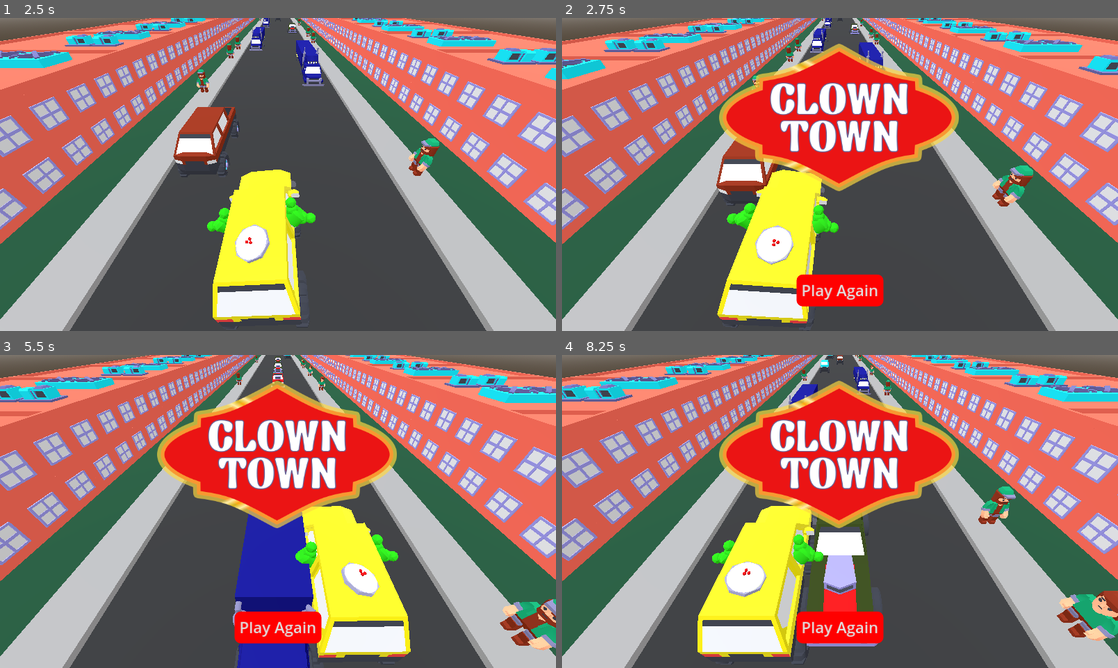
Above: before the commit, frames 1-4 (two rows, left to right).
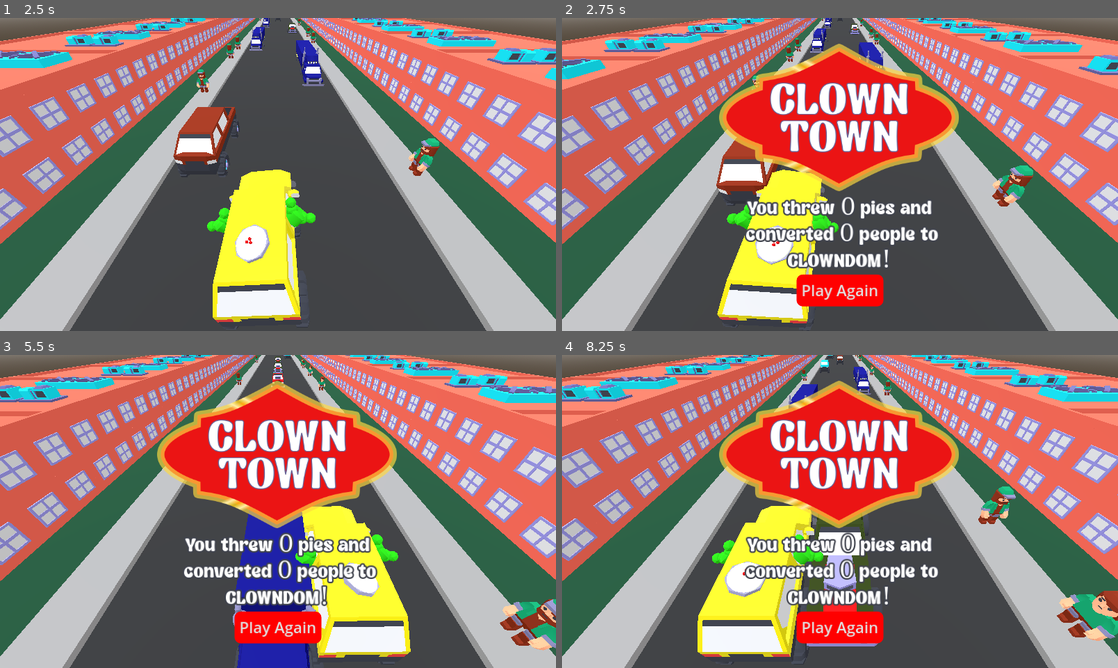
Above: after the commit, the same moments.

Repository: the-g-force/ClownTown
Game: Godot game, scene res://world.tscn
Same seed, same stepped clock (60 frames per second), same inputs: the game is played once before the commit and once after it.
Inputs:
- Up to frame 1 (2.5 s): click "PLAY" at 0.5 s; hold D (move_right) 1.28-2.03 s; hold A (move_left) from 2.03 s (still down)
- Up to frame 2 (2.75 s): keep holding A (move_left)
- Up to frame 3 (5.5 s): release A (move_left) at 2.75 s; click "Play Again" at 2.75 s; hold D (move_right) 3.53-5.03 s; hold A (move_left) from 5.03 s (still down)
- Up to frame 4 (8.25 s): release A (move_left) at 5.75 s; click "Play Again" at 5.75 s; hold A (move_left) 6.53-8.03 s; hold D (move_right) from 8.03 s (still down)

Frame 1 is identical in both runs. In frame 2, 2.8% of the frame differs, in the area x 32-68%, y 57-81%; in frame 3, 3.3%, in the area x 33-68%, y 56-81%; in frame 4, 3.1%.

Commit message:
Add report to end layover

Diff:
--- a/project/people/person.gd
+++ b/project/people/person.gd
@@ -41,7 +41,7 @@
 func _on_body_entered(body:PhysicsBody3D)->void:
 	if body is Projectile and not _is_clown:
 		_make_clown()
-		body.queue_free()
+		body.resolve_made_clown()
 
 
 func _make_clown()->void:
--- a/project/player/player.gd
+++ b/project/player/player.gd
@@ -13,9 +13,11 @@
 @export var horizontal_impulse := 10.0
 @export var forward_impulse := 10.0
 
+var converts := 0
 var _is_moving := false
 var _can_shoot := true
 var _current_lane := 1
+var _pies_thrown := 0
 
 @onready var _throw_sound := $ThrowSound
 @onready var _crash_sound := $CrashSound
@@ -44,11 +46,13 @@
 
 
 func _shoot(direction:int)->void:
+	_pies_thrown += 1
 	_throw_sound.play()
 	_can_shoot = false
 	var projectile := PROJECTILE.instantiate()
 	get_parent().add_child(projectile)
 	projectile.global_position = global_position
+	projectile.player = self
 	projectile.angular_velocity = Vector3(-2.0, 0, 0)
 	var projectile_impulse := Vector3(direction * horizontal_impulse, vertical_impulse, -forward_speed - forward_impulse)
 	projectile.apply_central_impulse(projectile_impulse)
@@ -58,5 +62,7 @@
 
 func _on_body_entered(_body:PhysicsBody3D)->void:
 	var overlay := preload("res://ui/end_overlay.tscn").instantiate()
+	overlay.pies_thrown = _pies_thrown
+	overlay.converts = converts
 	get_parent().add_child(overlay)
 	_crash_sound.play()
--- a/project/projectile/projectile.gd
+++ b/project/projectile/projectile.gd
@@ -1,7 +1,12 @@
 class_name Projectile
 extends RigidBody3D
 
+var player : Player
 
+
+func resolve_made_clown()->void:
+	player.converts += 1
+	queue_free()
 
 
 func _on_lifetime_timer_timeout():
--- a/project/ui/end_overlay.gd
+++ b/project/ui/end_overlay.gd
@@ -1,7 +1,14 @@
 extends Control
+
+var pies_thrown := 0
+var converts := 0
+
+@onready var _report_label : Label = $ReportLabel
+
 
 func _ready():
 	get_tree().paused = true
+	_report_label.text = "You threw %s pies and \n converted %s people to CLOWNDOM!" % [pies_thrown, converts]
 
 
 func _on_play_again_button_pressed():
--- a/project/ui/end_overlay.tscn
+++ b/project/ui/end_overlay.tscn
@@ -1,8 +1,9 @@
-[gd_scene load_steps=4 format=3 uid="uid://dvenhv8gamt7v"]
+[gd_scene load_steps=5 format=3 uid="uid://dvenhv8gamt7v"]
 
 [ext_resource type="Theme" uid="uid://dr120ulnuan3u" path="res://ui/theme.tres" id="1_aulaj"]
 [ext_resource type="Script" path="res://ui/end_overlay.gd" id="2_dfvqn"]
 [ext_resource type="Texture2D" uid="uid://cdfsc7co1yjfj" path="res://ui/logo.png" id="2_wyjvs"]
+[ext_resource type="FontFile" uid="uid://b7c1byhpn0kj5" path="res://ui/Kelpo.otf" id="4_b0rkk"]
 
 [node name="EndOverlay" type="Control"]
 layout_mode = 3
@@ -17,6 +18,28 @@
 [node name="Logo" type="Sprite2D" parent="."]
 position = Vector2(574, 206)
 texture = ExtResource("2_wyjvs")
+
+[node name="ReportLabel" type="Label" parent="."]
+layout_mode = 1
+anchors_preset = 8
+anchor_left = 0.5
+anchor_top = 0.5
+anchor_right = 0.5
+anchor_bottom = 0.5
+offset_left = -300.0
+offset_top = 50.0
+offset_right = 300.0
+offset_bottom = 200.0
+grow_horizontal = 2
+grow_vertical = 2
+theme_override_colors/font_outline_color = Color(0.247059, 0.258824, 0.298039, 1)
+theme_override_constants/outline_size = 12
+theme_override_fonts/font = ExtResource("4_b0rkk")
+theme_override_font_sizes/font_size = 50
+text = "You threw X pies and
+converted Y people to CLOWNDOM!"
+horizontal_alignment = 1
+autowrap_mode = 2
 
 [node name="PlayAgainButton" type="Button" parent="."]
 process_mode = 2
Binary file removed: project/clown_head.glb
Not shown, removed: project/clown_head.glb.import
Binary file added: project/ui/Kelpo.otf
Not shown, added: project/ui/Kelpo.otf.import
